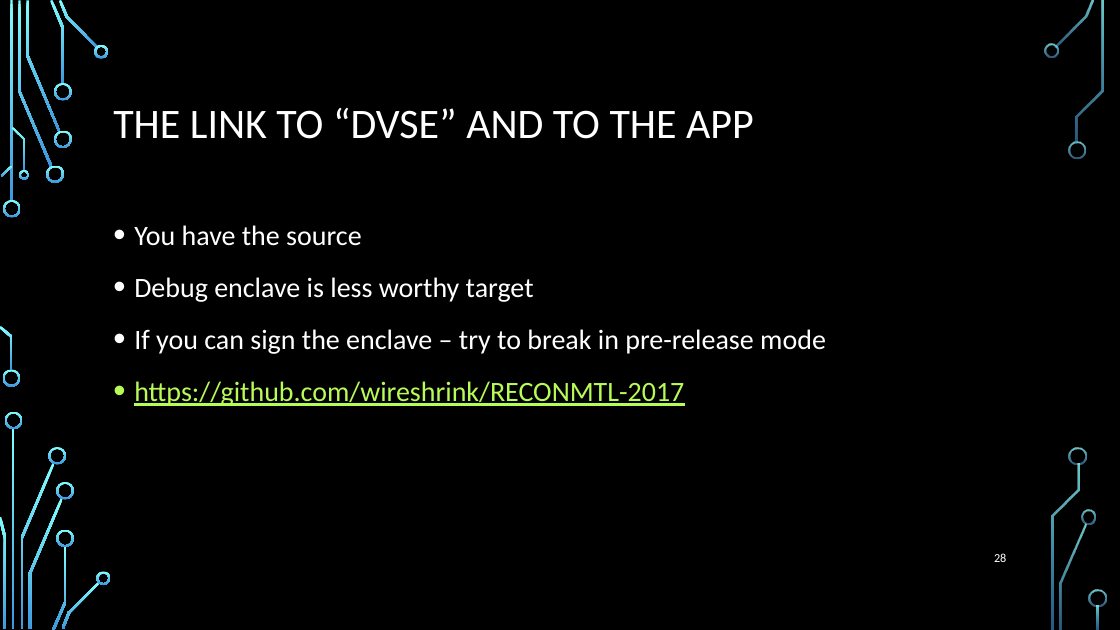
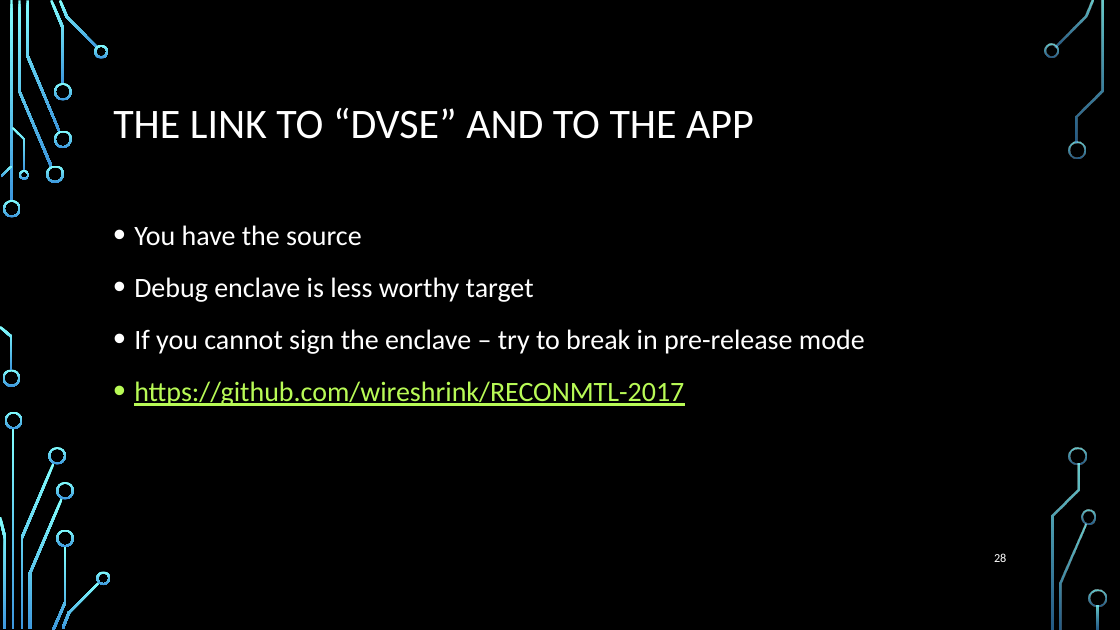
Before and after one commit to wireshrink/RECONMTL-2017, a slide deck: slide 28 of docs/SGX Enclave Programming - Common Mistakes.pptx. Drawn at 1120x630 pixels with LibreOffice and Linux fonts; fonts in the diff are those of the drawing; background and template pictures are left out. Boxes give left, top, right and bottom in pixels: in the first picture for what was removed or moved away, otherwise in the second. Text is boxed around its words. In the diff, an @@ line names an element or a change of style, - is before the commit and + after.

```diff
--- a/docs/SGX Enclave Programming - Common Mistakes.pptx
+++ b/docs/SGX Enclave Programming - Common Mistakes.pptx
@@ text at box(134, 329, 865, 354): text changed @@
-• If you can sign the enclave – try to break in pre-release mode
+• If you cannot sign the enclave – try to break in pre-release mode
```
Also in this commit, not shown: 6 other slides changed, 1 slide added, 25 other files.
